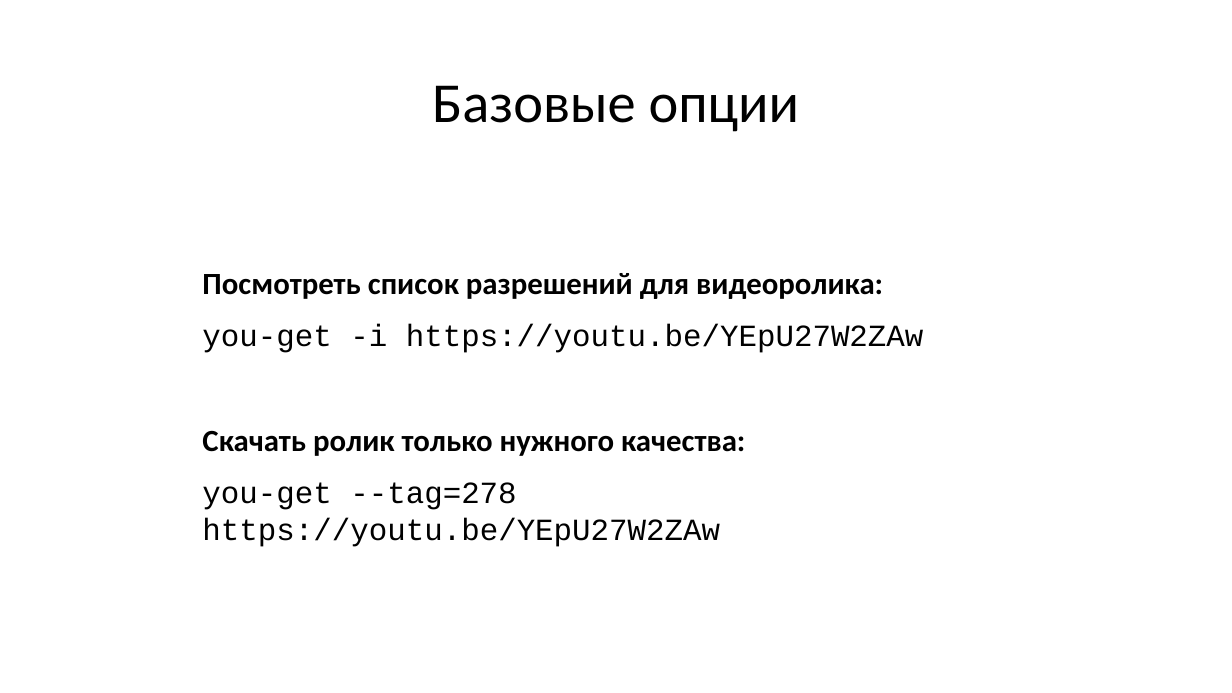
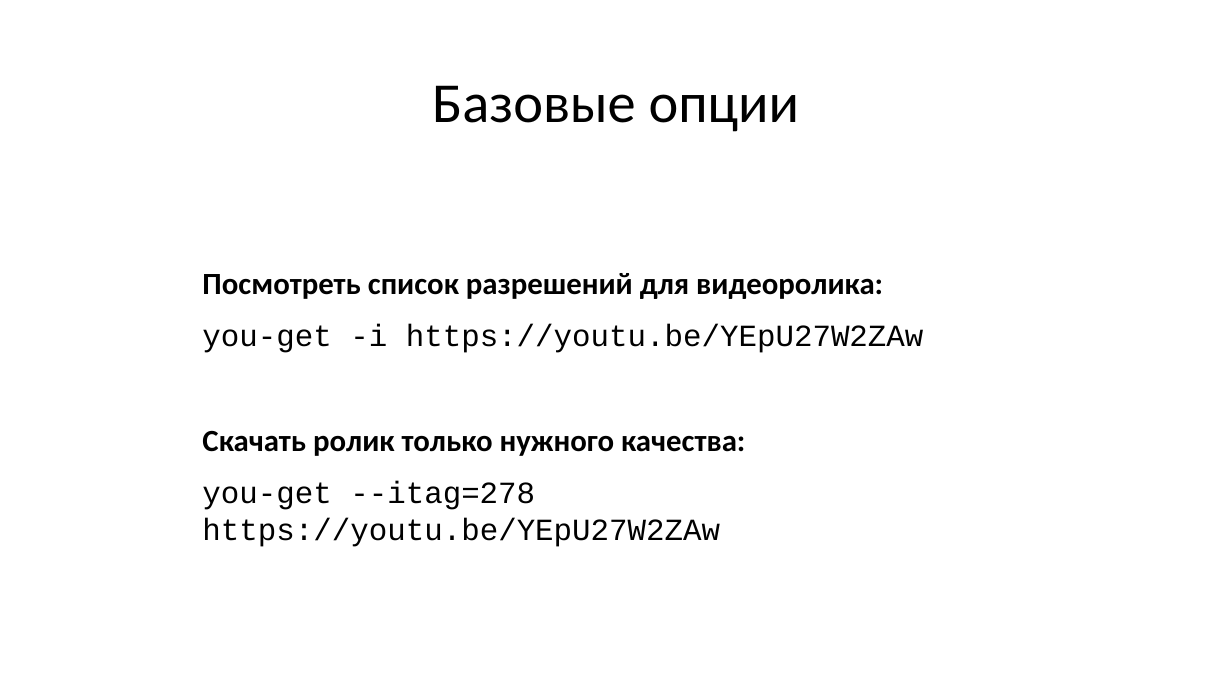
Before and after one commit to Kolonin-Gleb-Studying/Scrapping, a slide deck: slide 7 of Handling_data/Presentations/07 - You-Get.pptx. Drawn at 1232x693 pixels with LibreOffice and Linux fonts; fonts in the diff are those of the drawing. Boxes give left, top, right and bottom in pixels: in the first picture for what was removed or moved away, otherwise in the second. Text is boxed around its words. In the diff, an @@ line names an element or a change of style, - is before the commit and + after.

```diff
--- a/Handling_data/Presentations/07 - You-Get.pptx
+++ b/Handling_data/Presentations/07 - You-Get.pptx
@@ text at (202,481,720,547): text changed @@
-you-get --tag=278 https://youtu.be/YEpU27W2ZAw
+you-get --itag=278 https://youtu.be/YEpU27W2ZAw
```
Also in this commit, not shown: 16 other files.
